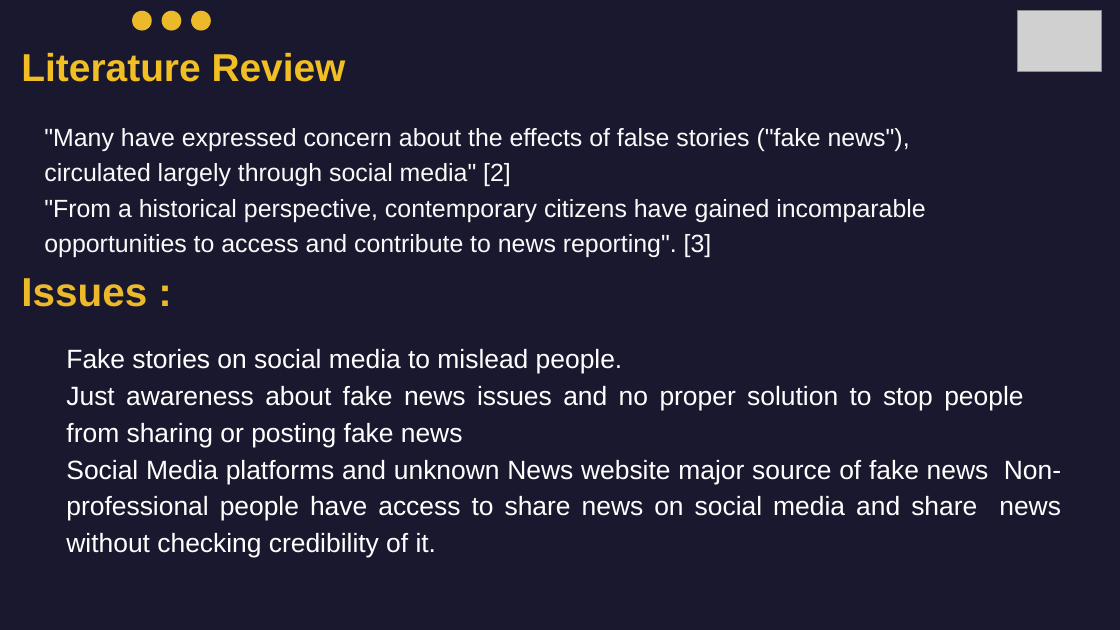
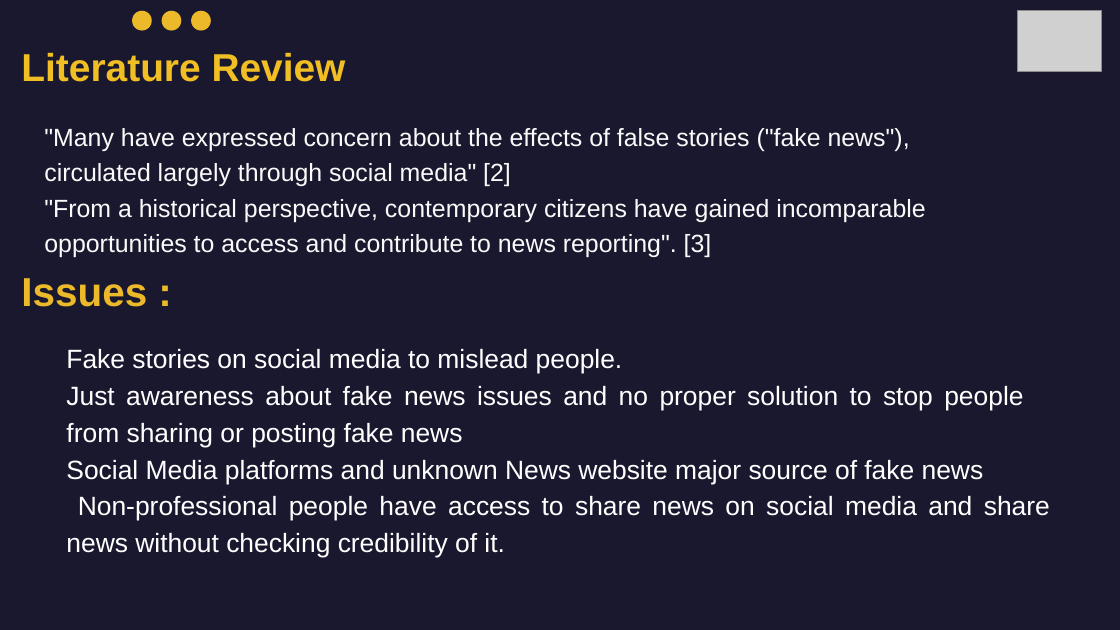
Before and after one commit to usamasshafique/NewsMavens, a slide deck: slide 7 of First Proposal & Prsentation FYP/News Mavens Presentation (Final) .pptx. Drawn at 1120x630 pixels with LibreOffice and Linux fonts; fonts in the diff are those of the drawing; grey boxes stand for pictures; background and template pictures are left out. Boxes give left, top, right and bottom in pixels: in the first picture for what was removed or moved away, otherwise in the second. Text is boxed around its words. In the diff, an @@ line names an element or a change of style, - is before the commit and + after.

```diff
--- a/First Proposal & Prsentation FYP/News Mavens Presentation (Final) .pptx
+++ b/First Proposal & Prsentation FYP/News Mavens Presentation (Final) .pptx
@@ text at [66, 460, 1050, 558]: text changed @@
-Social Media platforms and unknown News website major source of fake news Non-professional people have access to share news on social media and share news without checking credibility of it.
+Social Media platforms and unknown News website major source of fake news
+Non-professional people have access to share news on social media and share news without checking credibility of it.
```
Also in this commit, not shown: 8 other slides changed.
